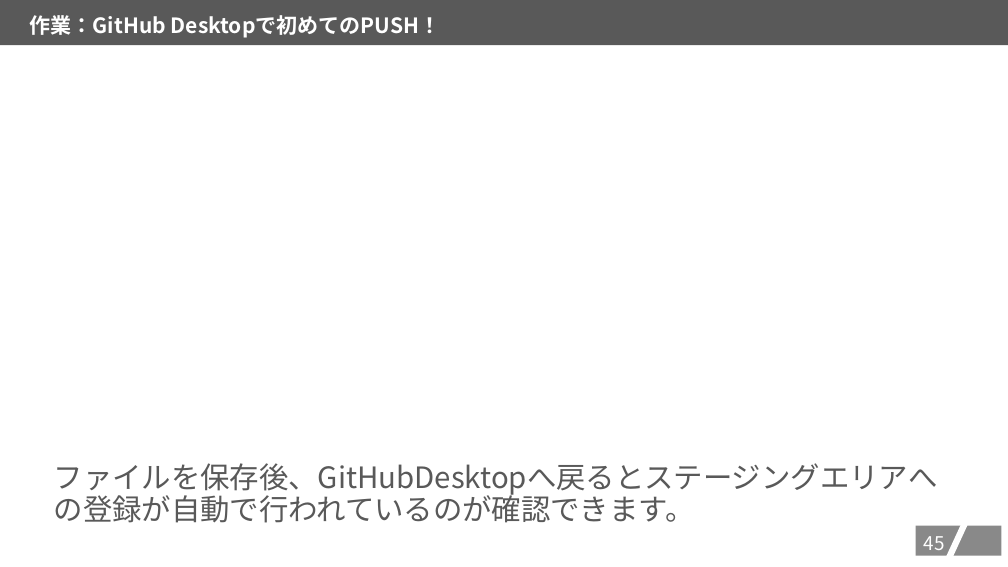
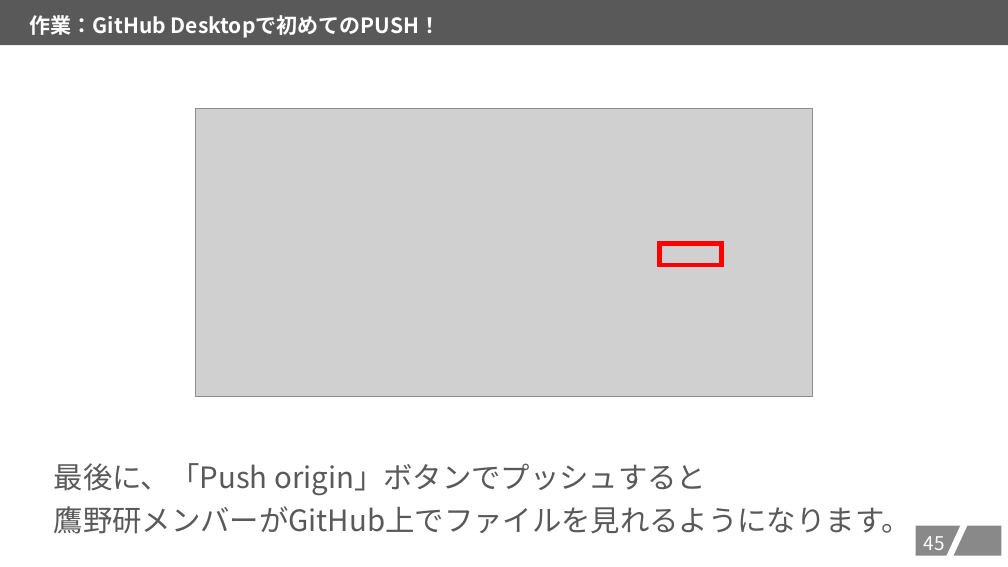
Before and after one commit to kait-takanolab/1821086_matsuo_thesis, a slide deck: slide 46 of GITHUBスタートアップ/GITHUBセットアップの会.pptx. Drawn at 1008x567 pixels with LibreOffice and Linux fonts; fonts in the diff are those of the drawing; grey boxes stand for pictures. Boxes give left, top, right and bottom in pixels: in the first picture for what was removed or moved away, otherwise in the second. Text is boxed around its words. In the diff, an @@ line names an element or a change of style, - is before the commit and + after.

```diff
--- a/GITHUBスタートアップ/GITHUBセットアップの会.pptx
+++ b/GITHUBスタートアップ/GITHUBセットアップの会.pptx
@@ picture added at [196, 109, 812, 396] @@
@@ rectangle added at [659, 243, 721, 265], outline #FF0000 4.5 pt @@
@@ text at [54, 463, 911, 534]: text changed @@
-ファイルを保存後、GitHubDesktopへ戻るとステージングエリアへの登録が自動で行われているのが確認できます。
+最後に、「Push origin」ボタンでプッシュすると
+鷹野研メンバーがGitHub上でファイルを見れるようになります。
```
Also in this commit, not shown: 3 other slides changed, 1 slide added, 2 slides removed.
